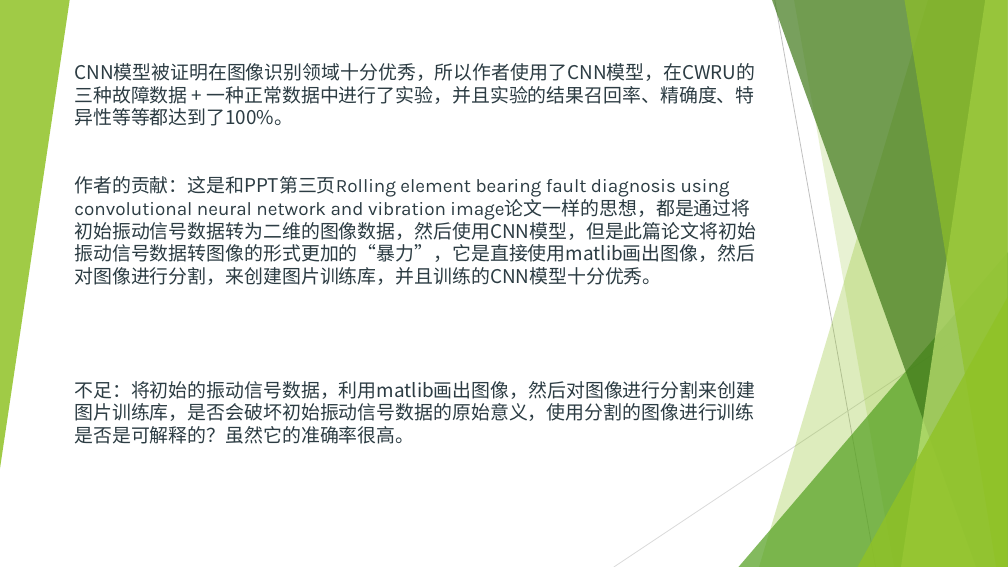
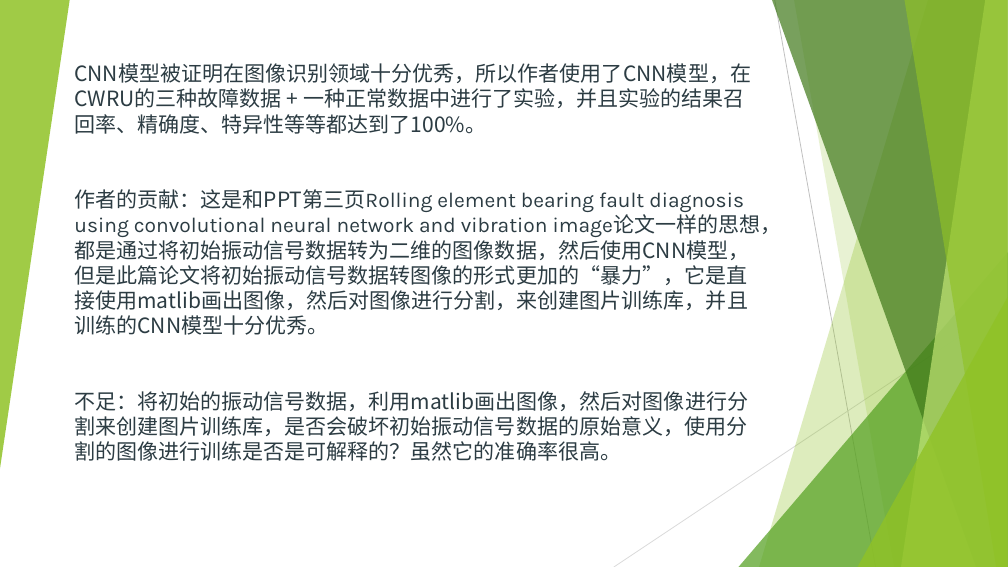
Before and after one commit to woshiyiduohua/paper-reading, a slide deck: slide 9 of 故障诊断/论文/总结.pptx. Drawn at 1008x567 pixels with LibreOffice and Linux fonts; fonts in the diff are those of the drawing. Boxes give left, top, right and bottom in pixels: in the first picture for what was removed or moved away, otherwise in the second. Text is boxed around its words. In the diff, an @@ line names an element or a change of style, - is before the commit and + after.

```diff
--- a/故障诊断/论文/总结.pptx
+++ b/故障诊断/论文/总结.pptx
@@ title "CNN模型被证明在图像识别领域十分优秀，所以作者使用了CNN模型，在CWRU的三种故障数据 + 一种正常数据中进行了实验 ..." at bbox=[74, 63, 782, 461]: size 18 to 20 pt @@
```
Also in this commit, not shown: 2 slides added, 8 other files.
